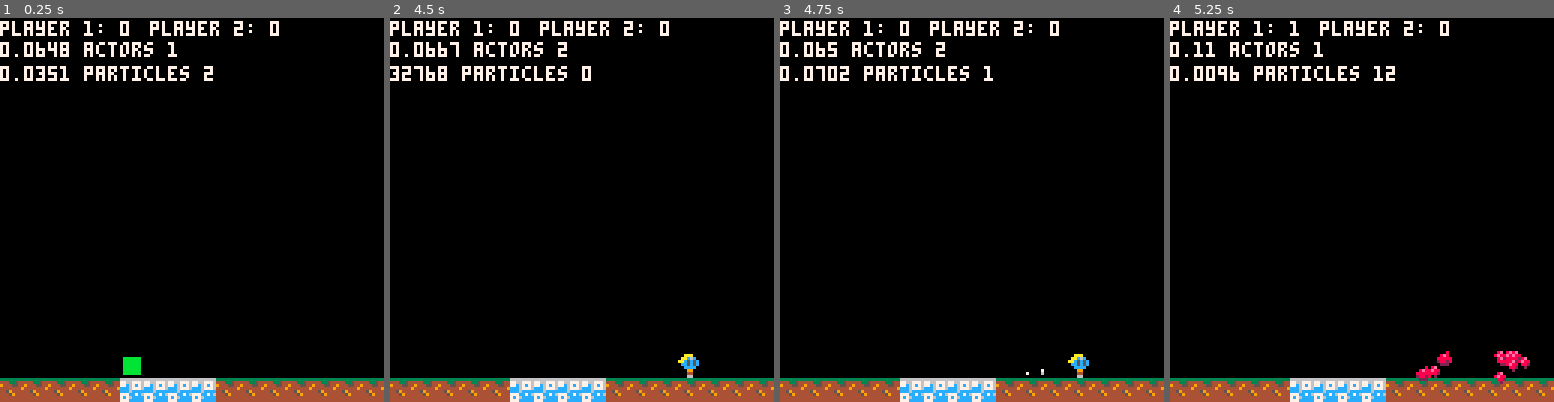
Above: before the commit, frames 1-4 (left to right).
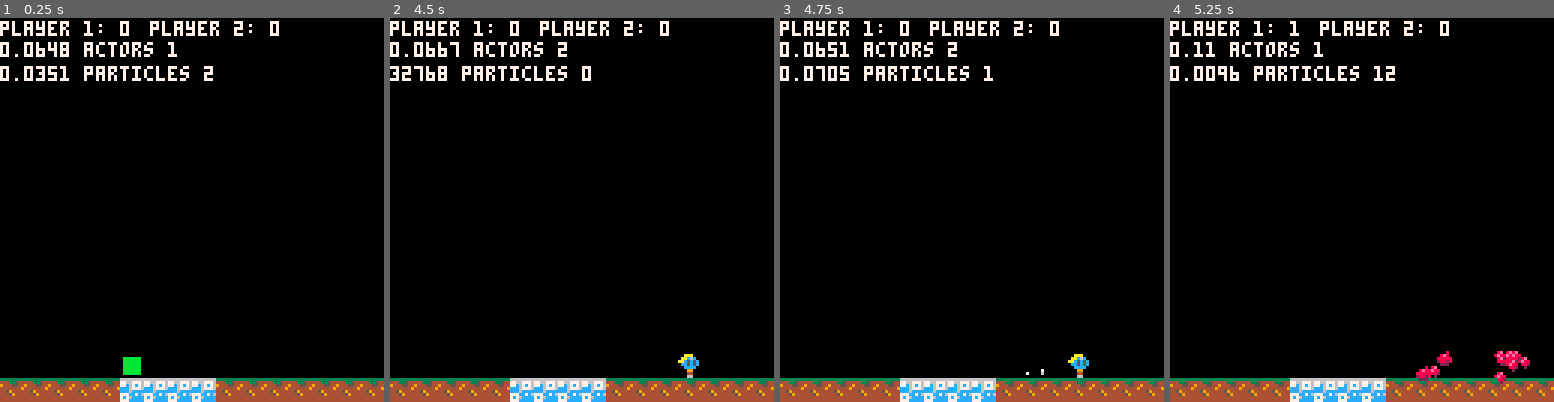
Above: after the commit, the same moments.

Repository: wesen/carts
Game: PICO-8 cartridge games/bump/bump.p8
Two runs of this game, one before a commit and one after it. Both use one fixed random seed, a clock stepped at 60 frames per second and the inputs below.
Inputs:
- Up to frame 1 (0.25 s): no input
- Up to frame 2 (4.5 s): tap X (X key) at 0.33, 1.07, 1.85, 2.97, 4.08 s; tap O (Z key) at 0.7, 1.7, 2.1, 2.5, 2.9, 3.3, 3.7, 4.1 s; hold Right 1.6-2.1 s; hold Up 2.15-2.42 s; hold Right 2.47-3.03 s; hold Left 3.08-3.58 s; hold Down 3.63-3.97 s; hold Right from 4.02 s (still down)
- Up to frame 3 (4.75 s): tap O (Z key) at 4.5 s; release Right at 4.68 s; hold Up from 4.73 s (still down)
- Up to frame 4 (5.25 s): tap O (Z key) at 4.9 s; release Up at 5.03 s; hold Left from 5.08 s (still down); tap X (X key) at 5.2 s

Frames 1-2 are identical in both runs. In frame 3, 0.6% of the frame differs, in the area x 15-47%, y 6-16%; in frame 4, nothing differs.

Commit message:
Particles ar enot actors anymore

Diff:
--- a/games/bump/bump.lua
+++ b/games/bump/bump.lua
@@ -38,7 +38,7 @@
 
 standalone
 - gore
-- smoke
+- x smoke
 - spawn
 - tele exit
 
--- a/games/bump/bump.p8
+++ b/games/bump/bump.p8
@@ -689,15 +689,14 @@
  spr(self.spr,self.x,self.y,1,1,self.flip_x,false)
 end
 
-cls_particle=subclass(cls_actor,function(self,pos,lifetime,sprs)
- cls_actor._ctr(self,pos+v2(mrnd(1),0))
- del(actors,self)
+cls_particle=class(function(self,pos,lifetime,sprs)
+ self.x=pos.x+mrnd(1)
+ self.y=pos.y
  add(particles,self)
  self.flip=v2(false,false)
  self.t=0
  self.lifetime=lifetime
  self.sprs=sprs
- self.is_solid=false
  self.weight=0
 end)
 
@@ -994,6 +993,7 @@
 
     if (feet_box:collide(head_box) and can_attack)
     or do_bboxes_collide(self,player) then
+     self.spd_y=-2.0
      kill_player=true
     end
    end
@@ -1009,7 +1009,6 @@
      player.is_bullet_time=false
      make_gore_explosion(v2(player.x,player.y))
      cls_smoke.init(v2(self.x,self.y),32,0)
-     self.spd_y=-2.0
      if player.input_port==self.input_port then
       -- killed a doppelgaenger
       -- scores[self.input_port+1]-=1
@@ -1304,7 +1303,7 @@
 
 standalone
 - gore
-- smoke
+- x smoke
 - spawn
 - tele exit
 
--- a/games/bump/particle.lua
+++ b/games/bump/particle.lua
@@ -1,12 +1,11 @@
-cls_particle=subclass(cls_actor,function(self,pos,lifetime,sprs)
- cls_actor._ctr(self,pos+v2(mrnd(1),0))
- del(actors,self)
+cls_particle=class(function(self,pos,lifetime,sprs)
+ self.x=pos.x+mrnd(1)
+ self.y=pos.y
  add(particles,self)
  self.flip=v2(false,false)
  self.t=0
  self.lifetime=lifetime
  self.sprs=sprs
- self.is_solid=false
  self.weight=0
 end)
 
